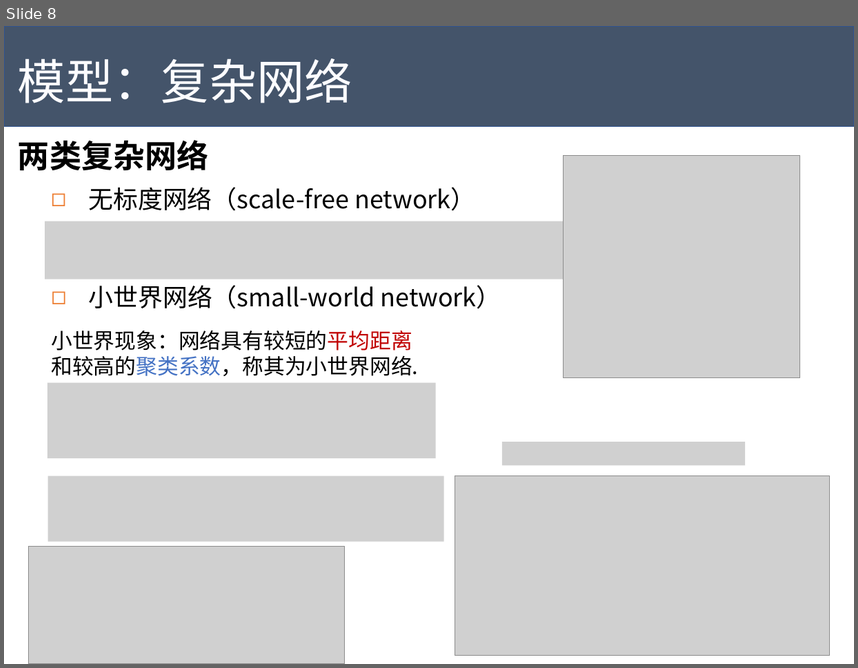
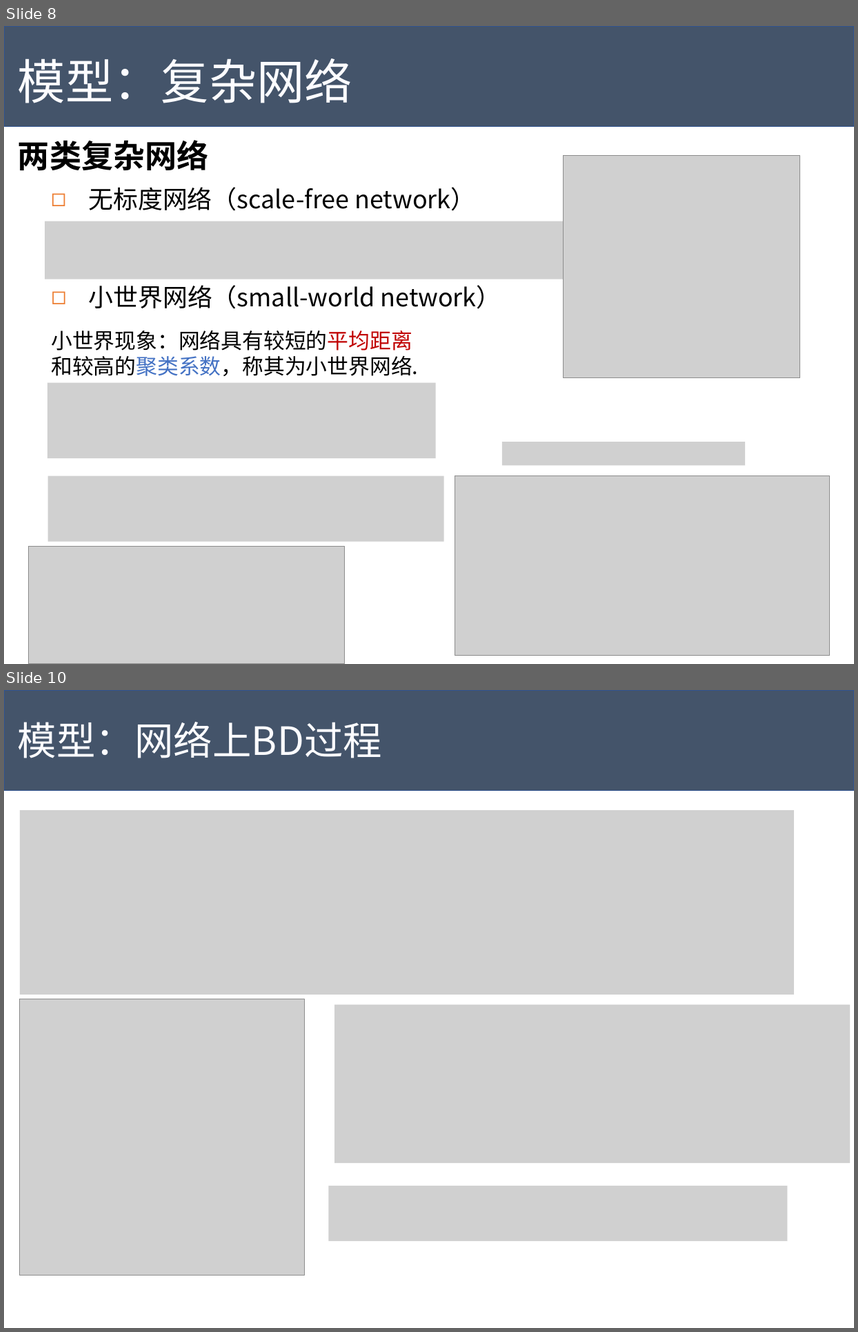
Before and after one commit to Tigerrr07/GNN-tiger, a slide deck: dynamics/pre.pptx. Shown one above the other, each under a label of ours: slide 8 before the commit, slides 8 and 10 after it; the slides between them are not shown. The pictures are 858x668 and 858x1332 pixels, drawn with LibreOffice and Linux fonts; fonts in the diff are those of the drawing; grey boxes stand for pictures. Boxes give left, top, right and bottom in pixels: in the first picture for what was removed or moved away, otherwise in the second. Text is boxed around its words. In the diff, an @@ line names an element or a change of style, - is before the commit and + after.

```diff
--- a/dynamics/pre.pptx
+++ b/dynamics/pre.pptx
@@ slide 10 added at (x1=4, y1=690, x2=854, y2=1328), background #FFFFFF @@
@@ rectangle added at (x1=4, y1=690, x2=854, y2=790), fill #44546A, outline #325491 1 pt @@
@@ text added at (x1=18, y1=722, x2=382, y2=758), 44 pt, text #FCFCFF @@
+模型：网络上BD过程
@@ picture added at (x1=20, y1=810, x2=795, y2=994) @@
@@ picture added at (x1=20, y1=999, x2=305, y2=1275) @@
@@ picture added at (x1=335, y1=1005, x2=850, y2=1163) @@
@@ picture added at (x1=328, y1=1185, x2=788, y2=1241) @@
```
Also in this commit, not shown: 8 slides changed, 2 other slides added, 1 other file.
